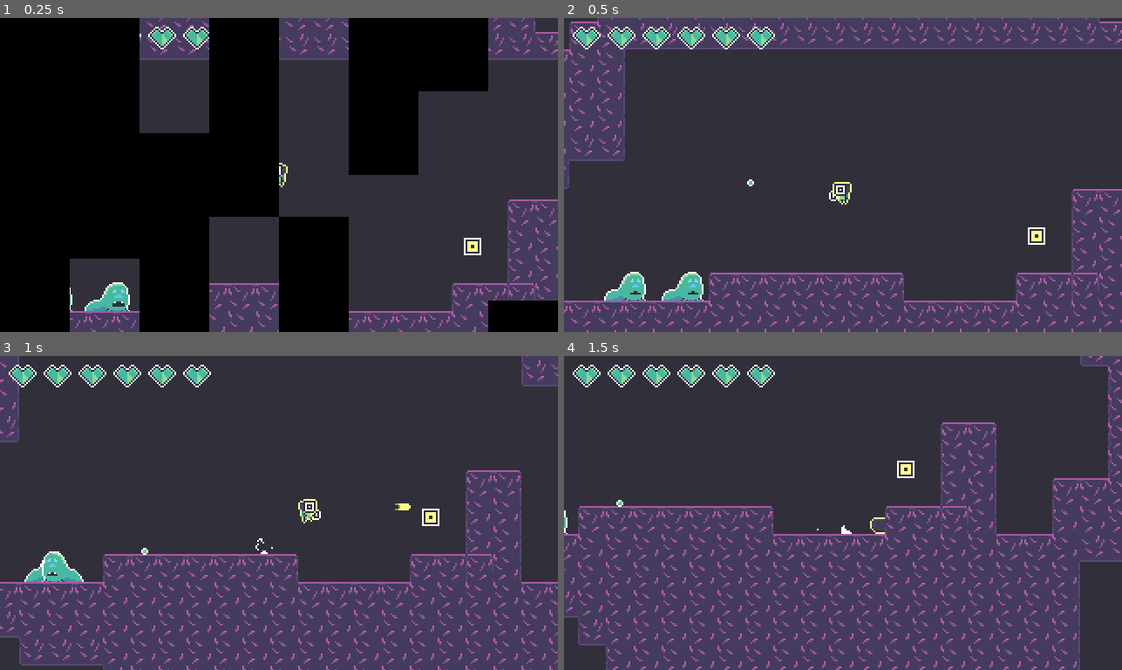
Above: before the commit, frames 1-4 (two rows, left to right).
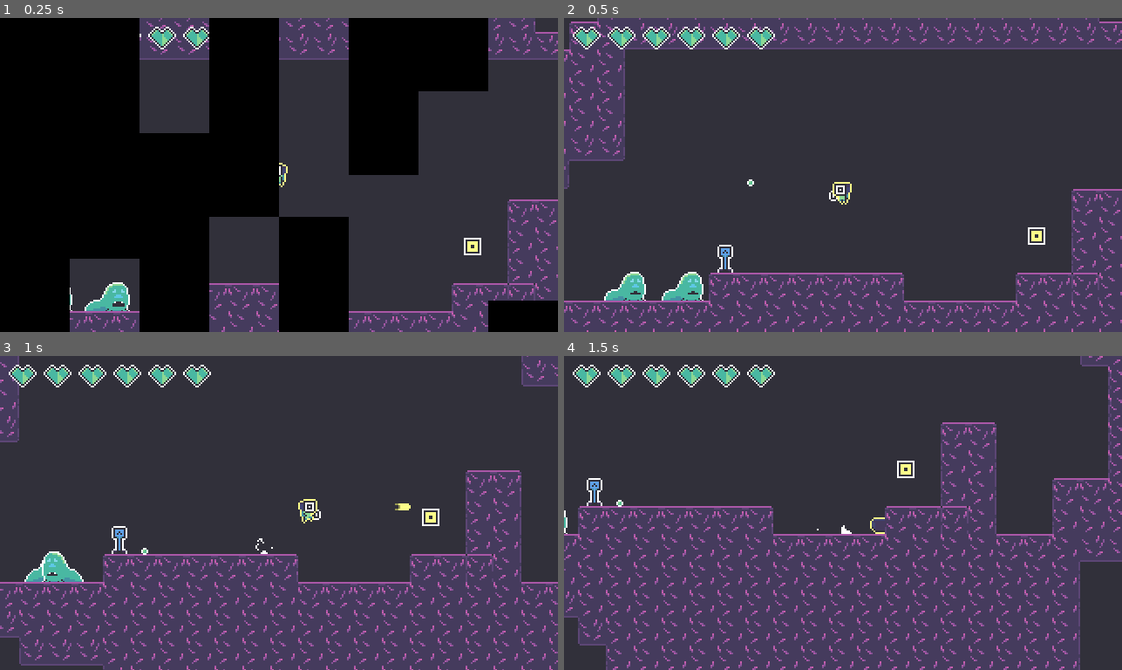
Above: after the commit, the same moments.

Repository: voithos/coloroid
Game: Godot game, scene res://scenes/levels/demo.tscn
Same seed, same stepped clock (60 frames per second), same inputs: the game is played once before the commit and once after it. Sound files missing from this copy of the repository are replaced by a short silence.
Inputs:
- Up to frame 1 (0.25 s): no input
- Up to frame 2 (0.5 s): no input
- Up to frame 3 (1 s): tap Enter at 0.5 s; hold Right (move_right) from 0.53 s (still down); tap Z (attack) at 0.6 s; tap Space (jump) at 0.77 s
- Up to frame 4 (1.5 s): keep holding Right (move_right); tap X (roll) at 1.35 s

Frame 1 is identical in both runs. In frame 2, 0.1% of the frame differs, in the area x 27-31%, y 72-82%; in frame 3, 0.1%; in frame 4, 0.1%.

Commit message:
Add checkpoints.

Diff:
--- /dev/null
+++ b/scenes/checkpoint.gd
@@ -0,0 +1,21 @@
+extends Sprite
+
+var is_reached = false
+
+func _ready():
+    add_to_group("checkpoints")
+
+func _on_area_area_entered(area):
+    if !is_reached:
+        # We need some special logic when we're spawning at a checkpoint.
+        var is_spawning = false
+        if checkpoint_store.has_checkpoint() and checkpoint_store.get_checkpoint() == global_position:
+            is_spawning = true
+
+        checkpoint_store.set_checkpoint(global_position)
+        $animation.play("reached")
+        is_reached = true
+
+        if !is_spawning:
+            #sfx.play(sfx.CHECKPOINT)
+            pass
--- /dev/null
+++ b/scenes/checkpoint.tscn
@@ -0,0 +1,57 @@
+[gd_scene load_steps=6 format=2]
+
+[ext_resource path="res://assets/props/checkpoint.png" type="Texture" id=1]
+[ext_resource path="res://scenes/checkpoint.gd" type="Script" id=2]
+
+[sub_resource type="Animation" id=1]
+length = 0.001
+tracks/0/type = "value"
+tracks/0/path = NodePath(".:frame")
+tracks/0/interp = 1
+tracks/0/loop_wrap = true
+tracks/0/imported = false
+tracks/0/enabled = true
+tracks/0/keys = {
+"times": PoolRealArray( 0 ),
+"transitions": PoolRealArray( 1 ),
+"update": 0,
+"values": [ 0 ]
+}
+
+[sub_resource type="Animation" id=2]
+resource_name = "reached"
+step = 0.0833333
+tracks/0/type = "value"
+tracks/0/path = NodePath(".:frame")
+tracks/0/interp = 1
+tracks/0/loop_wrap = true
+tracks/0/imported = false
+tracks/0/enabled = true
+tracks/0/keys = {
+"times": PoolRealArray( 0, 0.916667 ),
+"transitions": PoolRealArray( 1, 1 ),
+"update": 0,
+"values": [ 0, 11 ]
+}
+
+[sub_resource type="RectangleShape2D" id=3]
+extents = Vector2( 3.5, 7.5 )
+
+[node name="checkpoint" type="Sprite"]
+texture = ExtResource( 1 )
+hframes = 12
+script = ExtResource( 2 )
+
+[node name="animation" type="AnimationPlayer" parent="."]
+anims/RESET = SubResource( 1 )
+anims/reached = SubResource( 2 )
+
+[node name="area" type="Area2D" parent="."]
+collision_layer = 0
+collision_mask = 5
+
+[node name="shape" type="CollisionShape2D" parent="area"]
+position = Vector2( -0.5, 0.5 )
+shape = SubResource( 3 )
+
+[connection signal="area_entered" from="area" to="." method="_on_area_area_entered"]
--- a/scenes/enemies/enemy.gd
+++ b/scenes/enemies/enemy.gd
@@ -75,7 +75,7 @@
 func _maybe_emit_hp_pickup():
     if randf() < hp_pickup_chance:
         var hp_pickup = hp_pickup_scene.instance()
-        _add_sibling_above(hp_pickup)
+        _add_sibling_below(hp_pickup)
         hp_pickup.global_position = global_position
         hp_pickup.add_central_force(Vector2(rand_range(-45, 45), rand_range(-40, -150)))
 
@@ -108,5 +108,5 @@
 
 func _add_sibling_below(node):
     var parent = get_parent()
-    parent.add_child(node)
-    parent.move_child(node, get_index()+1)
+    parent.call_deferred("add_child", node)
+    parent.call_deferred("move_child", node, get_index()+1)
--- a/scenes/levels/demo.tscn
+++ b/scenes/levels/demo.tscn
@@ -6,10 +6,14 @@
 [ext_resource path="res://scenes/enemies/patrol_enemy.tscn" type="PackedScene" id=4]
 [ext_resource path="res://scenes/core.tscn" type="PackedScene" id=5]
 [ext_resource path="res://scenes/hp_pickup.tscn" type="PackedScene" id=6]
+[ext_resource path="res://scenes/checkpoint.tscn" type="PackedScene" id=7]
 
 [node name="demo" type="Node2D"]
 
 [node name="level_logic" parent="." instance=ExtResource( 3 )]
+
+[node name="checkpoint" parent="." instance=ExtResource( 7 )]
+position = Vector2( 90, 136 )
 
 [node name="player" parent="." instance=ExtResource( 2 )]
 position = Vector2( 157, 82 )
Binary file added: assets/props/checkpoint.aseprite
Binary file added: assets/props/checkpoint.png
Not shown, added: assets/props/checkpoint.png.import
Not shown: 1 places in scenes/levels/demo.tscn that only renumber resources
Not shown, changed: TODO.md
